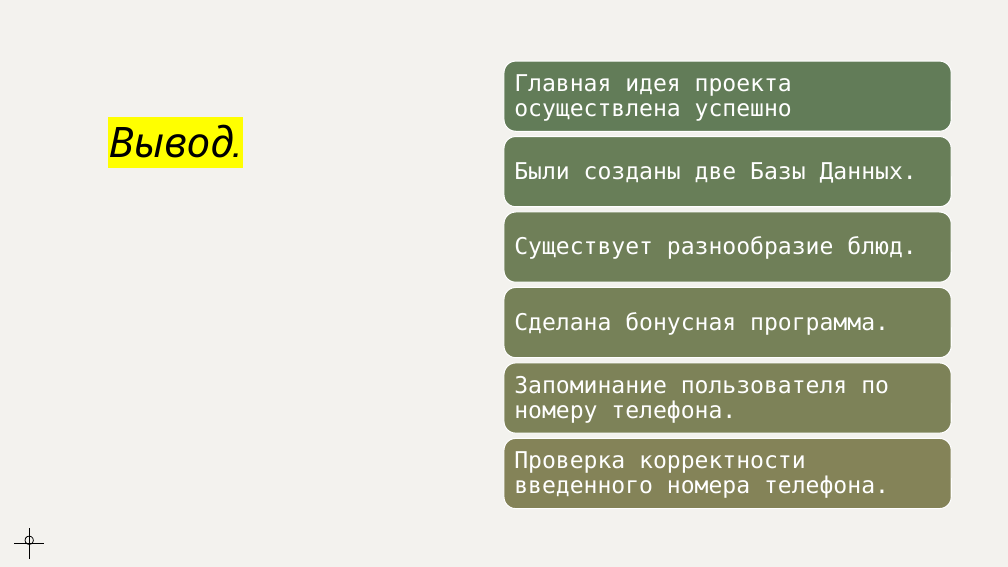
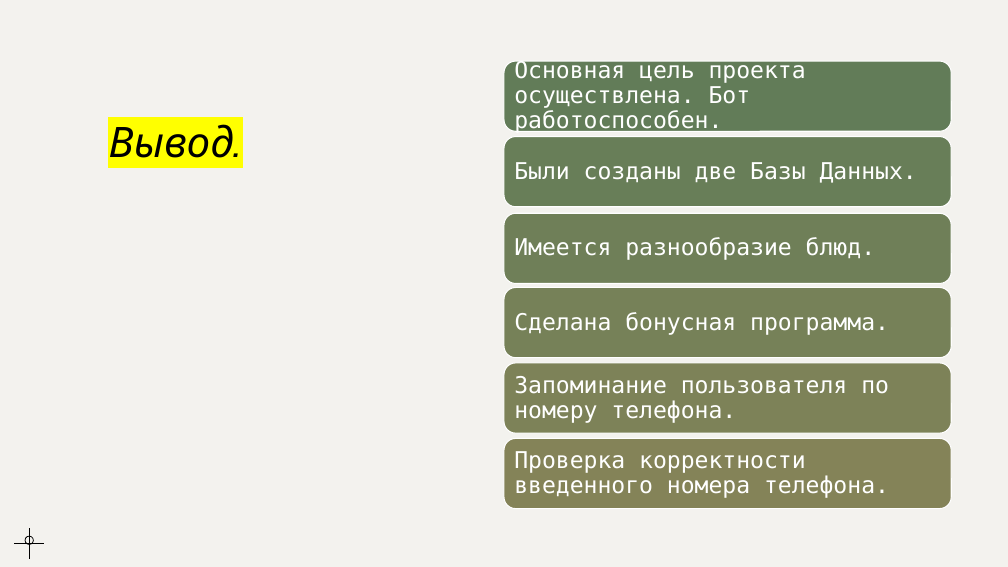
Before and after one commit to serzhana300/telegram_bot_yandex, a slide deck: slide 15 of documentation/Презентация 4.pptx (slide 10 before the commit). Drawn at 1008x567 pixels with LibreOffice and Linux fonts; fonts in the diff are those of the drawing. Boxes give left, top, right and bottom in pixels: in the first picture for what was removed or moved away, otherwise in the second. Text is boxed around its words. In the diff, an @@ line names an element or a change of style, - is before the commit and + after.

```diff
--- a/documentation/Презентация 4.pptx
+++ b/documentation/Презентация 4.pptx
@@ text at [514,59,806,134]: text changed @@
-Главная идея проекта осуществлена успешно
+Основная цель проекта осуществлена. Бот работоспособен.
@@ text at [514,237,875,260]: text changed @@
-Существует разнообразие блюд.
+Имеется разнообразие блюд.
```
Also in this commit, not shown: 7 other slides changed, 5 slides added, 2 other files.
